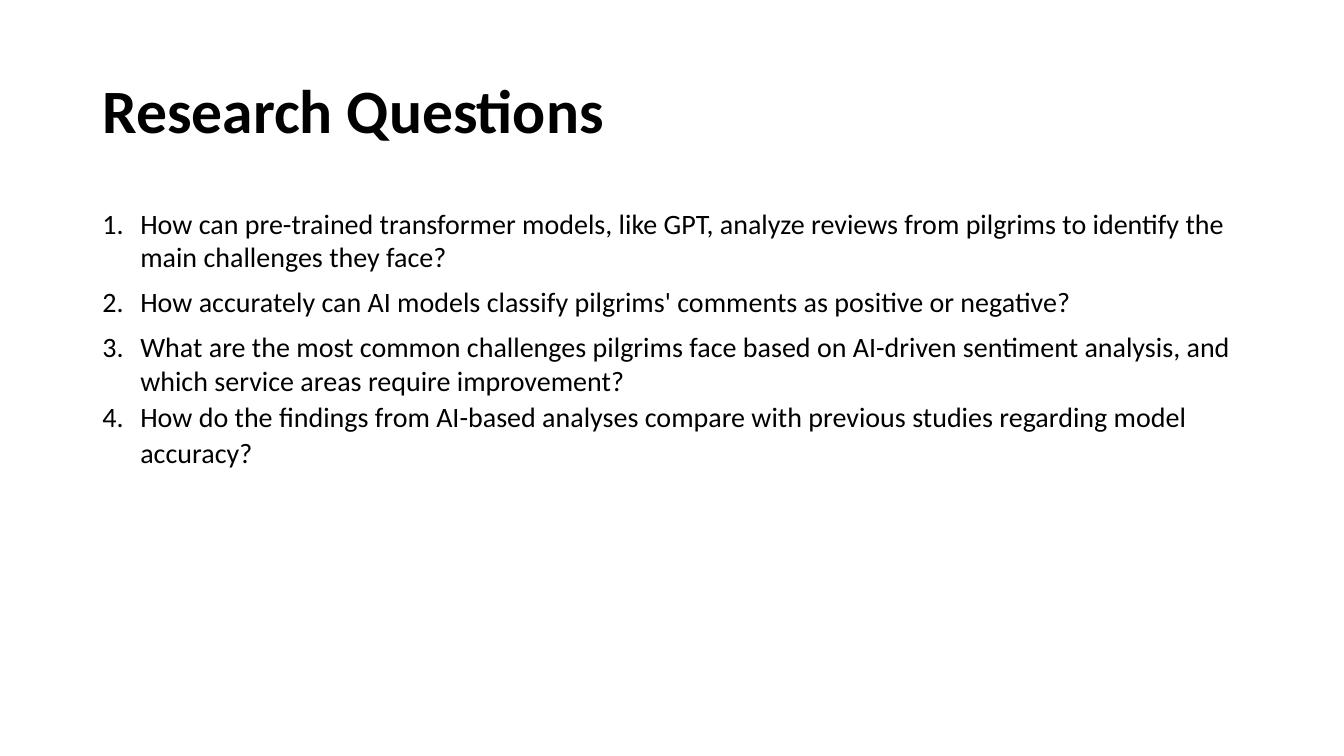
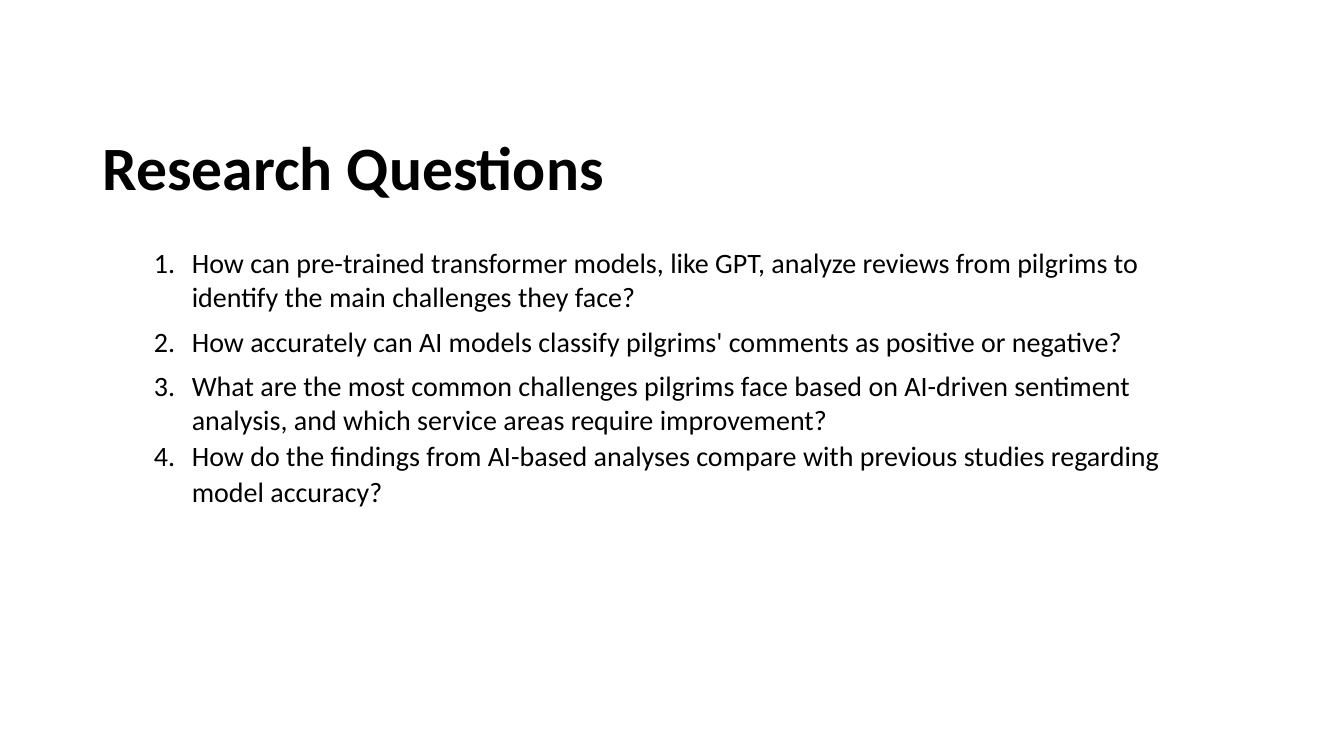
Before and after one commit to AllanDS-coder/pilgrim-sentiment-analysis, a slide deck: slide 6 of AI-Driven Analysis of Pilgrim Experiences Enhancing Hajj and Umrah Services Through Smart Data Insigh.pptx (slide 5 before the commit). Drawn at 1344x756 pixels with LibreOffice and Linux fonts; fonts in the diff are those of the drawing; background and template pictures are left out. Boxes give left, top, right and bottom in pixels: in the first picture for what was removed or moved away, otherwise in the second. Text is boxed around its words. In the diff, an @@ line names an element or a change of style, - is before the commit and + after.

```diff
--- a/AI-Driven Analysis of Pilgrim Experiences Enhancing Hajj and Umrah Services Through Smart Data Insigh.pptx
+++ b/AI-Driven Analysis of Pilgrim Experiences Enhancing Hajj and Umrah Services Through Smart Data Insigh.pptx
@@ title "Research Questions": place and size @@
-title "Research Questions" at bbox=[102, 89, 604, 141]
+title "Research Questions" at bbox=[102, 146, 604, 198]
@@ text "How can pre-trained transformer models, ..." rewrapped from bbox=[140, 214, 1230, 468] to bbox=[192, 253, 1159, 507] @@
```
Also in this commit, not shown: 11 other slides changed, 38 slides added, 3 slides removed, 1 other file.
